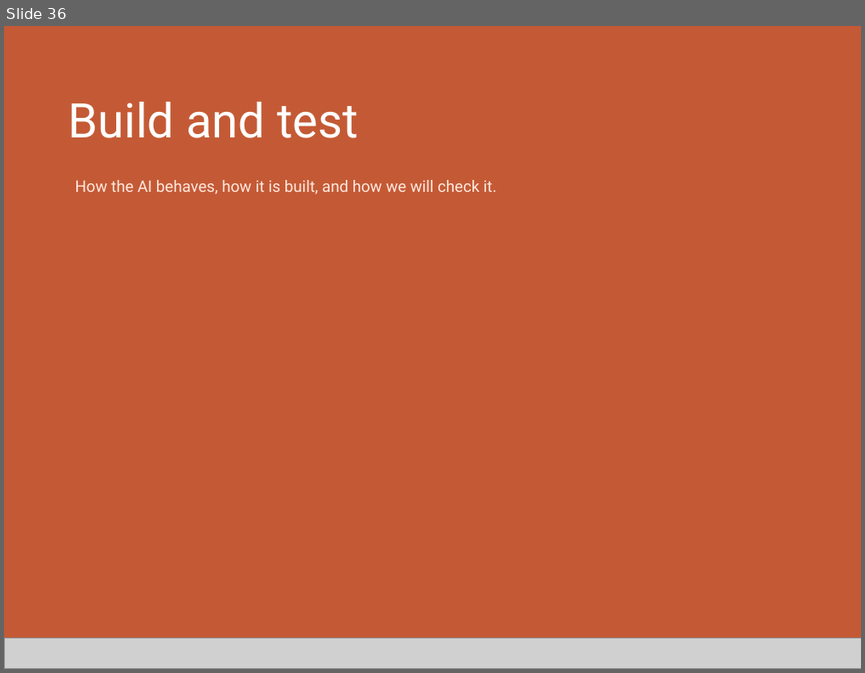
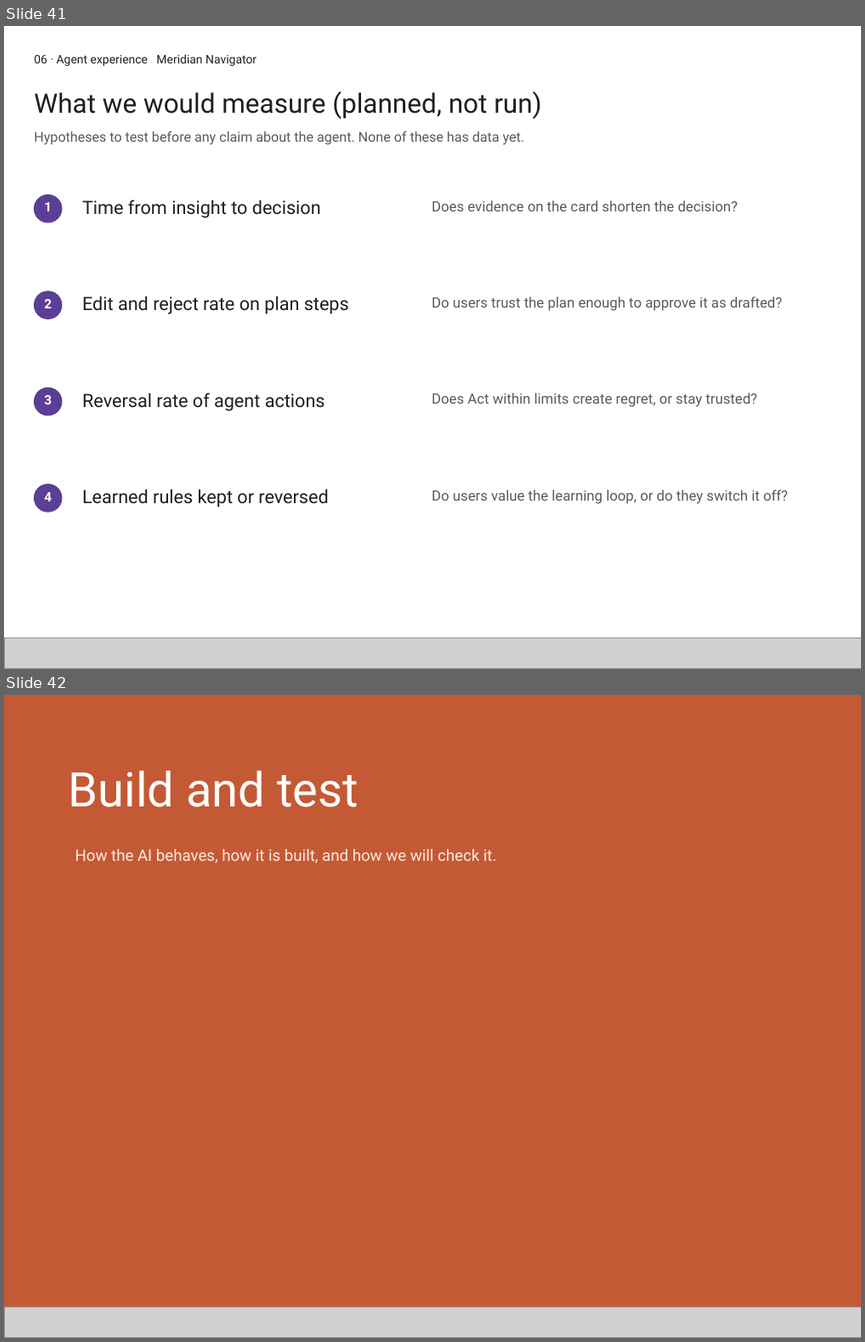
Before and after one commit to CHUNKY21/portfolio-export, a slide deck: Portfolio-Core.pptx. Shown one above the other, each under a label of ours: slide 36 before the commit, slides 41 and 42 after it. The pictures are 865x673 and 865x1342 pixels, drawn with LibreOffice and Linux fonts; fonts in the diff are those of the drawing; grey boxes stand for pictures. Boxes give left, top, right and bottom in pixels: in the first picture for what was removed or moved away, otherwise in the second. Text is boxed around its words. In the diff, an @@ line names an element or a change of style, - is before the commit and + after.

```diff
--- a/Portfolio-Core.pptx
+++ b/Portfolio-Core.pptx
@@ slide 41 added at (4,26,861,669), background #FFFFFF @@
@@ text added at (34,54,256,66), 14.2 pt, text #1F1F1F @@
+06 · Agent experience Meridian Navigator
@@ text added at (34,91,541,119), 32 pt, text #1F1F1F @@
+What we would measure (planned, not run)
@@ text added at (34,131,525,145), 16.4 pt, text #595959 @@
+Hypotheses to test before any claim about the agent. None of these has data yet.
@@ ellipse added at (34,194,62,222), fill #5B3F96, outline #5B3F96 1 pt @@
@@ text added at (44,202,52,211), 15.6 pt, text #FFFFFF, bold @@
+1
@@ text added at (82,199,321,218), 22 pt, text #1F1F1F @@
+Time from insight to decision
@@ text added at (432,200,738,211), 17 pt, text #595959 @@
+Does evidence on the card shorten the decision?
@@ ellipse added at (34,291,62,319), fill #5B3F96, outline #5B3F96 1 pt @@
@@ text added at (44,299,52,308), 15.6 pt, text #FFFFFF, bold @@
+2
@@ text added at (82,295,349,314), 22 pt, text #1F1F1F @@
+Edit and reject rate on plan steps
@@ text added at (432,296,782,311), 17 pt, text #595959 @@
+Do users trust the plan enough to approve it as drafted?
@@ ellipse added at (34,387,62,415), fill #5B3F96, outline #5B3F96 1 pt @@
@@ text added at (44,395,52,404), 15.6 pt, text #FFFFFF, bold @@
+3
@@ text added at (82,392,325,411), 22 pt, text #1F1F1F @@
+Reversal rate of agent actions
@@ text added at (432,392,757,407), 17 pt, text #595959 @@
+Does Act within limits create regret, or stay trusted?
@@ ellipse added at (34,484,62,511), fill #5B3F96, outline #5B3F96 1 pt @@
@@ text added at (44,492,52,501), 15.6 pt, text #FFFFFF, bold @@
+4
@@ text added at (82,488,328,507), 22 pt, text #1F1F1F @@
+Learned rules kept or reversed
@@ text added at (432,489,788,504), 17 pt, text #595959 @@
+Do users value the learning loop, or do they switch it off?
@@ picture added at (4,637,861,669) @@
@@ what was slide 36 is now slide 42 @@
```
Also in this commit, not shown: 1 slide changed, 5 other slides added, 4 other files.
